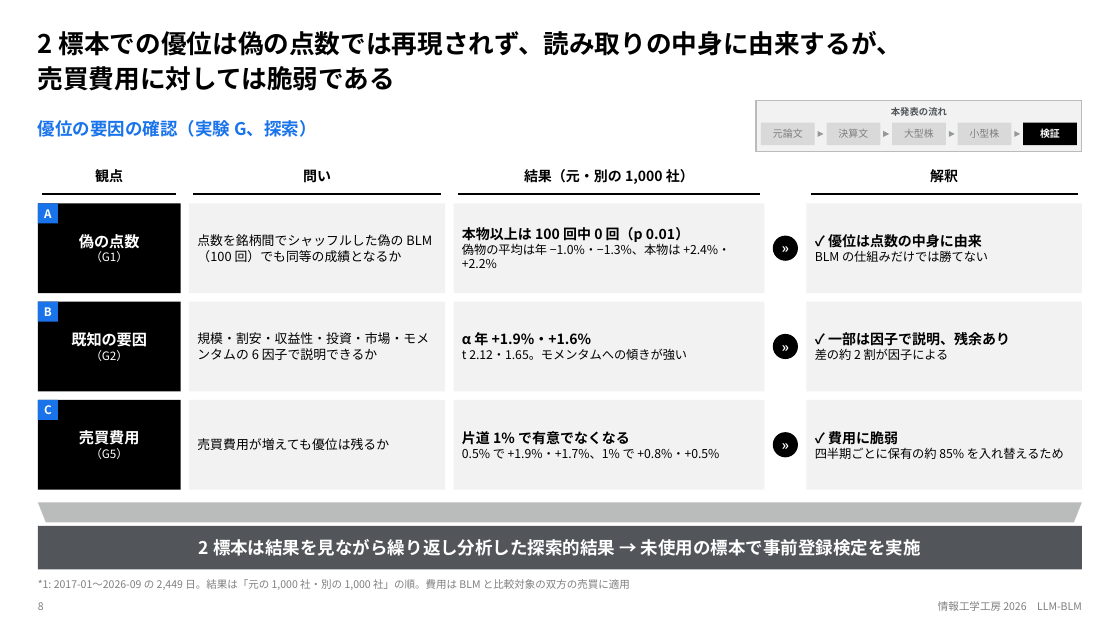
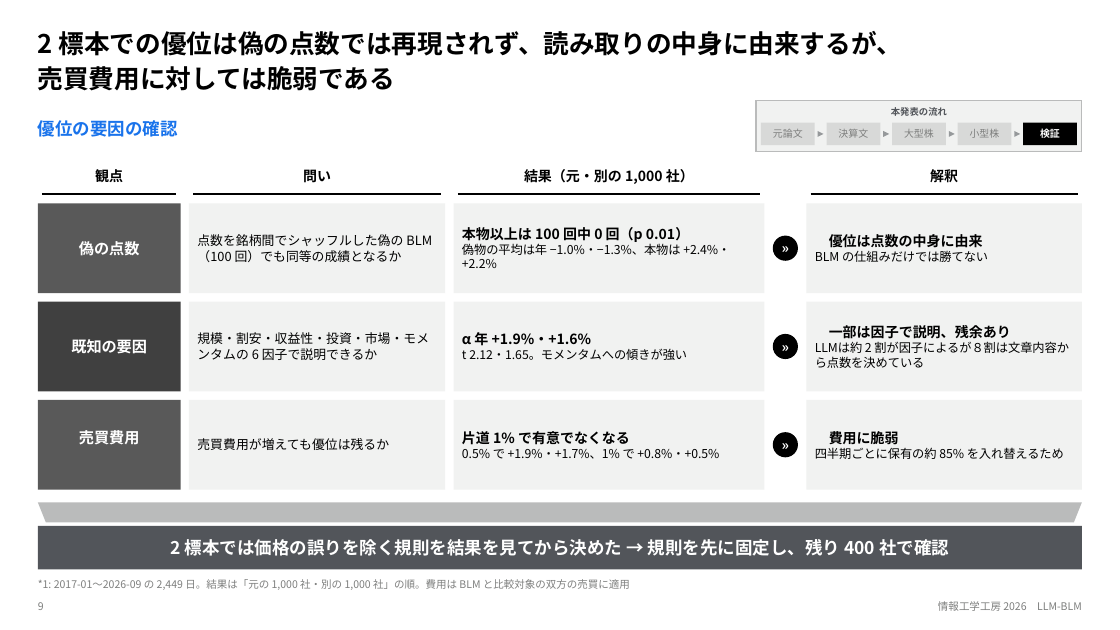
Before and after one commit to sumataro0840/LLM-BLM, a slide deck: slide 9 of 資料集/08_発表/2026_情報工学工房発表資料.pptx (slide 8 before the commit). Drawn at 1120x630 pixels with LibreOffice and Linux fonts; fonts in the diff are those of the drawing. Boxes give left, top, right and bottom in pixels: in the first picture for what was removed or moved away, otherwise in the second. Text is boxed around its words. In the diff, an @@ line names an element or a change of style, - is before the commit and + after.

```diff
--- a/資料集/08_発表/2026_情報工学工房発表資料.pptx
+++ b/資料集/08_発表/2026_情報工学工房発表資料.pptx
@@ text at (38, 120, 178, 137): text changed @@
-優位の要因の確認（実験 G、探索）
+優位の要因の確認
@@ rectangle at (38, 203, 181, 293): fill #000000 to #595959 @@
@@ rectangle removed at (38, 203, 58, 223) @@
@@ text removed at (44, 209, 51, 218) @@
-A
@@ text at (829, 234, 983, 248): text changed @@
-✓ 優位は点数の中身に由来
+優位は点数の中身に由来
@@ text at (90, 251, 128, 262): paragraph removed @@
-（G1）
@@ rectangle at (38, 302, 181, 392): fill #000000 to #404040 @@
@@ rectangle removed at (38, 302, 58, 322) @@
@@ text removed at (44, 307, 52, 316) @@
-B
@@ text at (815, 325, 1069, 353): text changed; size 12 to 10.5 pt; bold off @@
-✓ 一部は因子で説明、残余あり
-差の約 2 割が因子による
+一部は因子で説明、残余あり
+LLMは約 2 割が因子によるが８割は文章内容から点数を決めている
@@ text at (90, 350, 128, 361): paragraph removed @@
-（G2）
@@ rectangle at (38, 400, 181, 490): fill #000000 to #595959 @@
@@ rectangle removed at (38, 400, 58, 420) @@
@@ text removed at (44, 405, 52, 414) @@
-C
@@ text at (90, 448, 128, 459): paragraph removed @@
-（G5）
@@ text at (829, 431, 899, 444): text changed @@
-✓ 費用に脆弱
+費用に脆弱
@@ text at (170, 539, 949, 556): text changed @@
-2 標本は結果を見ながら繰り返し分析した探索的結果 → 未使用の標本で事前登録検定を実施
+2 標本では価格の誤りを除く規則を結果を見てから決めた → 規則を先に固定し、残り 400 社で確認
```
Also in this commit, not shown: 9 other slides changed, 1 slide added, 25 other files.
